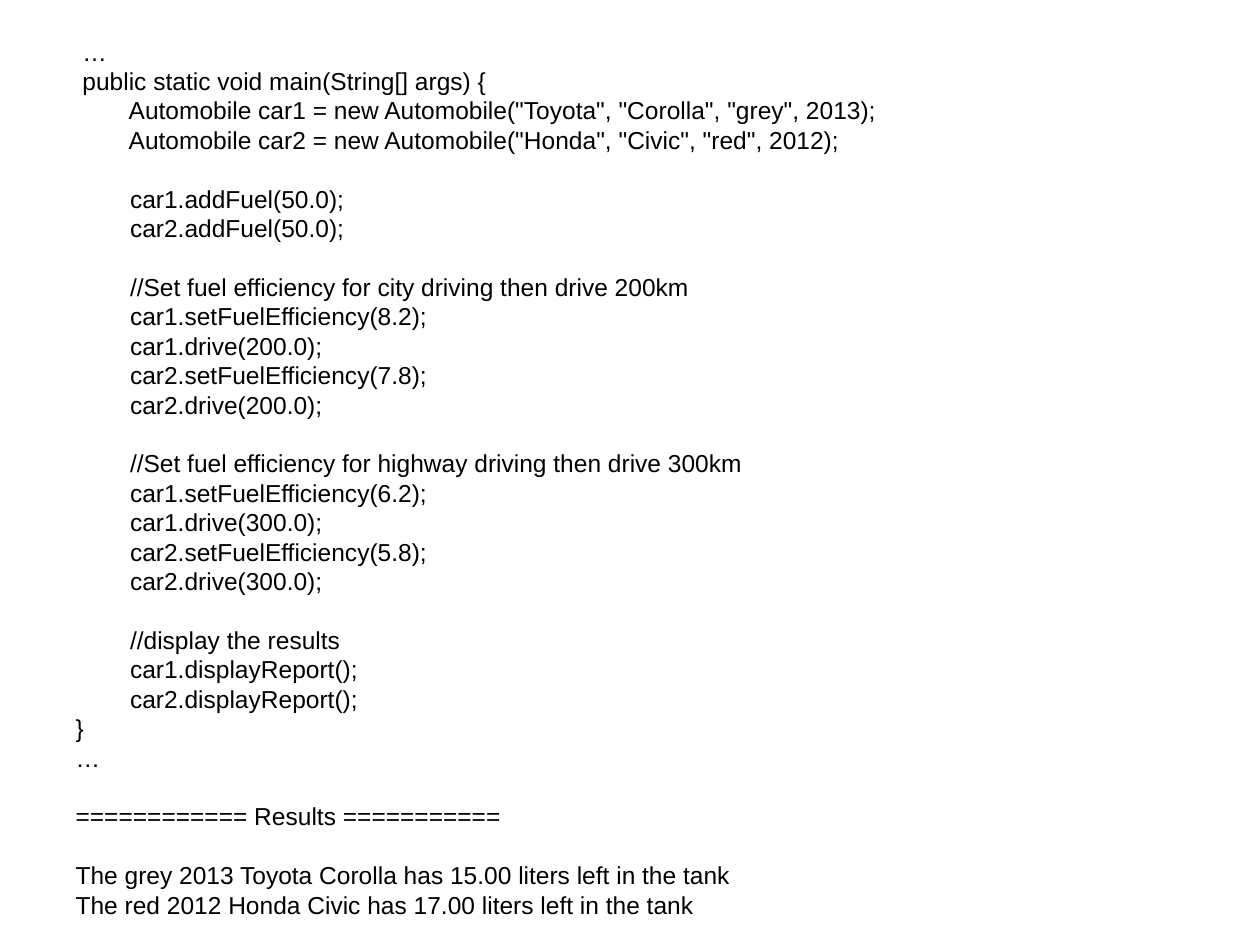
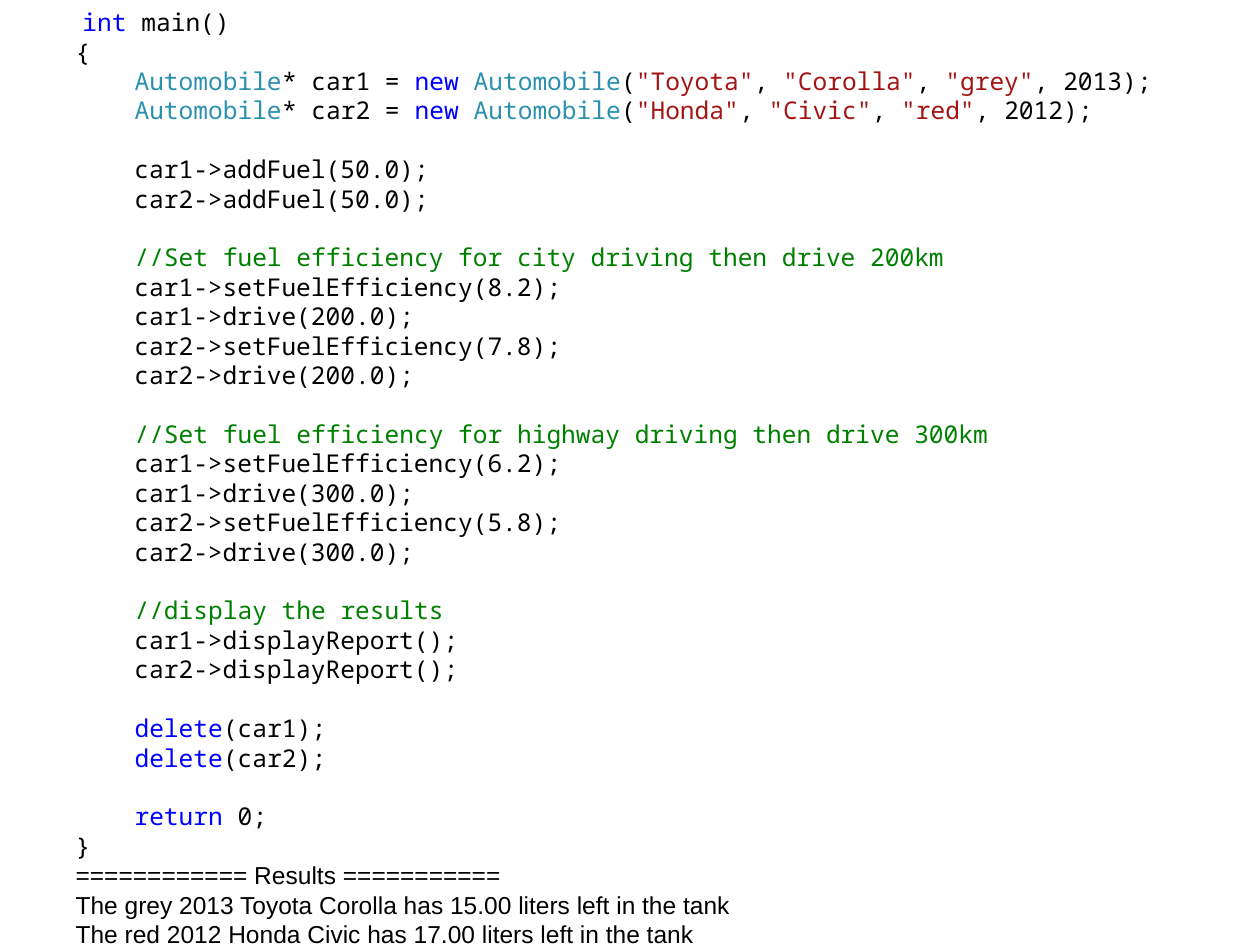
Before and after one commit to MWATLER/MWATLER.github.io, a slide deck: slide 10 of btp200/Week1/TravelSimulator/ObjectOrientedProgramming.ppt. Drawn at 1260x945 pixels with LibreOffice and Linux fonts; fonts in the diff are those of the drawing. Boxes give left, top, right and bottom in pixels: in the first picture for what was removed or moved away, otherwise in the second. Text is boxed around its words. In the diff, an @@ line names an element or a change of style, - is before the commit and + after.

```diff
--- a/btp200/Week1/TravelSimulator/ObjectOrientedProgramming.ppt
+++ b/btp200/Week1/TravelSimulator/ObjectOrientedProgramming.ppt
@@ title at (76,12,1151,944): text changed; font Arial to Noto Sans Mono @@
-…
-public static void main(String[] args) {
-Automobile car1 = new Automobile("Toyota", "Corolla", "grey", 2013);
-Automobile car2 = new Automobile("Honda", "Civic", "red", 2012);
-car1.addFuel(50.0);
-car2.addFuel(50.0);
-//Set fuel efficiency for city driving then drive 200km
-car1.setFuelEfficiency(8.2);
-car1.drive(200.0);
-car2.setFuelEfficiency(7.8);
-car2.drive(200.0);
-//Set fuel efficiency for highway driving then drive 300km
-car1.setFuelEfficiency(6.2);
-car1.drive(300.0);
-car2.setFuelEfficiency(5.8);
-car2.drive(300.0);
-//display the results
-car1.displayReport();
-car2.displayReport();
-}
-…
-============ Results ===========
-The grey 2013 Toyota Corolla has 15.00 liters left in the tank
-The red 2012 Honda Civic has 17.00 liters left in the tank
+int main()
+{
+Automobile* car1 = new Automobile("Toyota", "Corolla", "grey", 2013);
+Automobile* car2 = new Automobile("Honda", "Civic", "red", 2012);
+car1->addFuel(50.0);
+car2->addFuel(50.0);
+//Set fuel efficiency for city driving then drive 200km
+car1->setFuelEfficiency(8.2);
+car1->drive(200.0);
+car2->setFuelEfficiency(7.8);
+car2->drive(200.0);
+//Set fuel efficiency for highway driving then drive 300km
+car1->setFuelEfficiency(6.2);
+car1->drive(300.0);
+car2->setFuelEfficiency(5.8);
+car2->drive(300.0);
+//display the results
+car1->displayReport();
+car2->displayReport();
+delete(car1);
+delete(car2);
+return 0;
+}
+============ Results ===========
+The grey 2013 Toyota Corolla has 15.00 liters left in the tank
+The red 2012 Honda Civic has 17.00 liters left in the tank
```
Also in this commit, not shown: 6 other slides changed.
